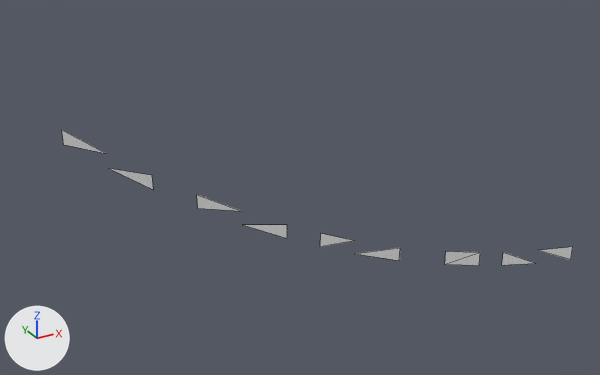
Renders of the OBJ model assets/meshes/loftedSurfaceShape9_974.obj from each side of a commit.
Camera for both pictures: a 50 mm camera at (-3.42, -20.95, 15.99) aimed at (3.45, -8.45, 9.74). The axes (+X, +Y, +Z) are drawn at lower left. The lights are the same throughout. The older version comes first. Mesh edges are drawn as thin lines. Where no turn or scale is listed for an object, it has been applied to the vertices.

In view in the first picture: 'loftedSurfaceShape9_974'.
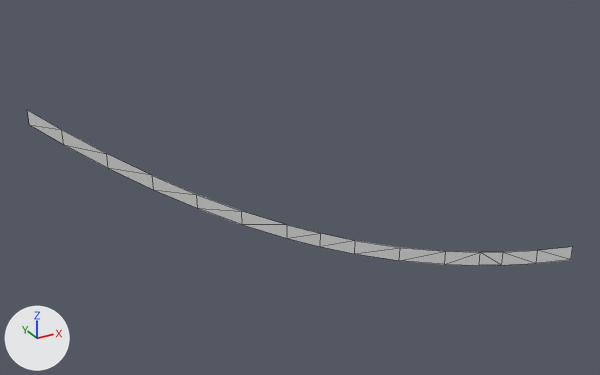
What differs and where, as boxes (x1, y1, x2, y2) in the pictures (600 x 375 px):
'loftedSurfaceShape9_974', reshaped (7% wider, 15% taller): before (62, 130, 573, 265); after (27, 110, 573, 265)
part 1 of me_loftedsurfaceshape9_974, built on: before (109, 168, 534, 265); after (27, 110, 569, 265)

The change, as a diff of the scene's bpy script:
```diff
--- a/assets/meshes/loftedSurfaceShape9_974.obj.py
+++ b/assets/meshes/loftedSurfaceShape9_974.obj.py
@@ me_loftedsurfaceshape9_974 @@
 # used by ob_loftedsurfaceshape9_974; location = (0.0, 0.0, 0.0)
-me_loftedsurfaceshape9_974.from_pydata(...)  # 28 vertices, 10 faces; spans x -0.36..8.14, y -10.93..-6.5, z 8.06..10.93
+me_loftedsurfaceshape9_974.from_pydata(...)  # 30 vertices, 28 faces; spans x -0.86..8.14, y -10.93..-6.24, z 8.06..11.31
+# me_loftedsurfaceshape9_974 part 1
+# 4 faces are deleted
+# 2 vertices are added at (-0.86, -6.24, 11.03), (-0.86, -6.24, 11.31)
+# 22 new faces join them
```
